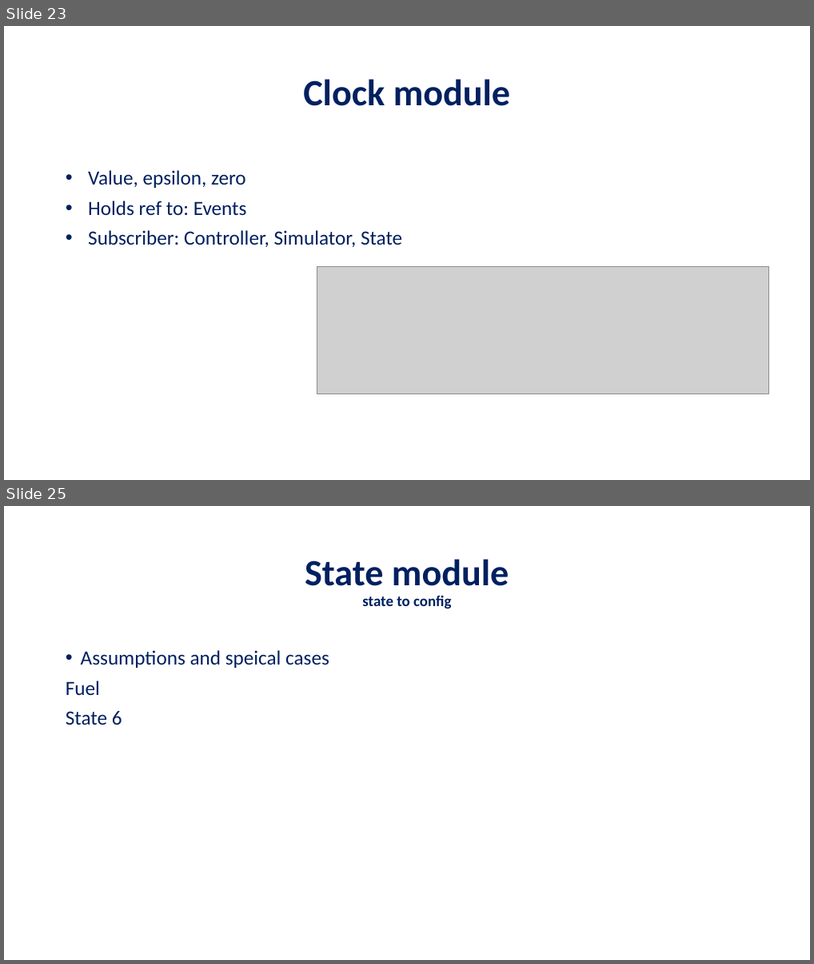
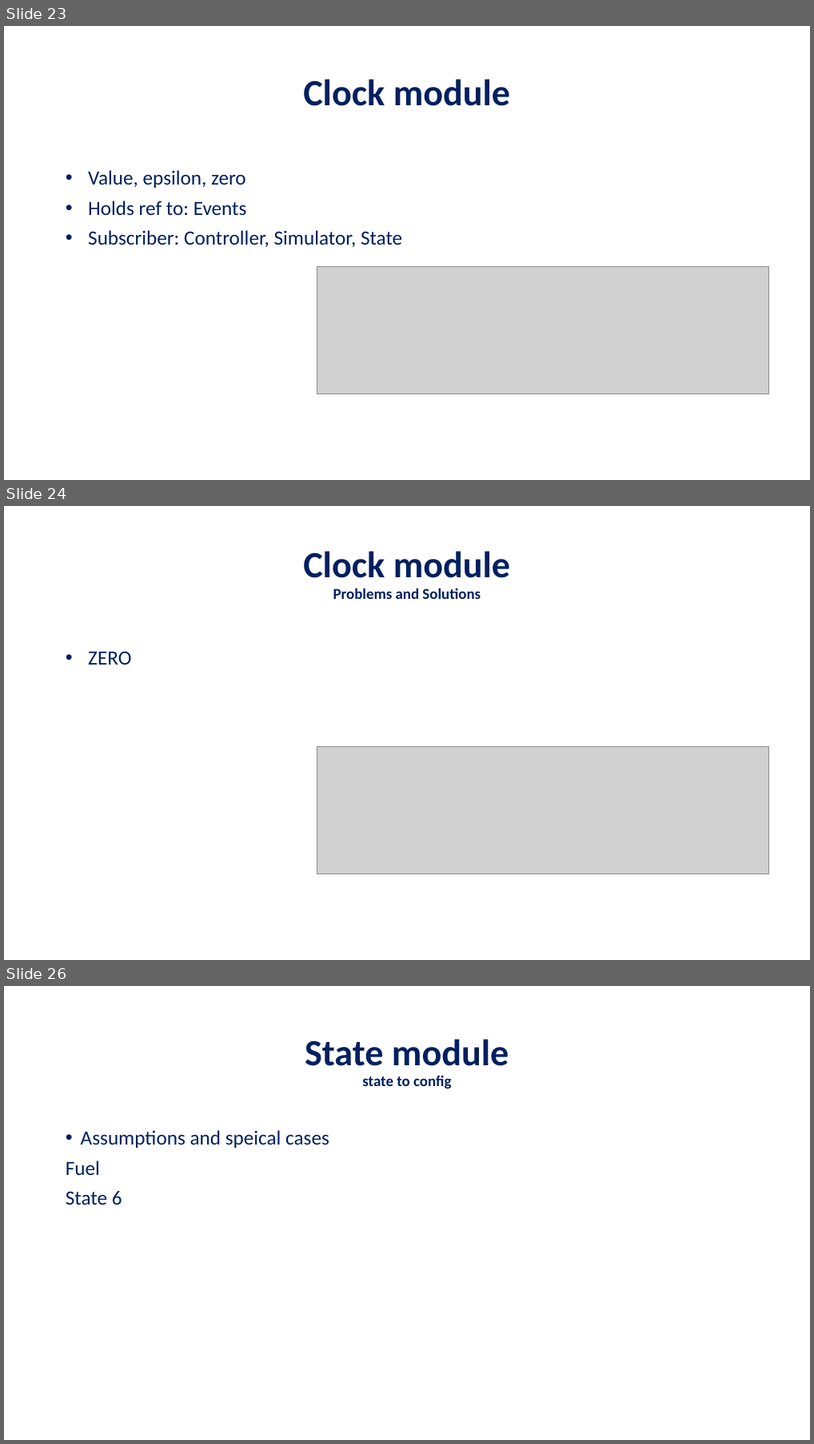
Before and after one commit to Cohen-Yoav/Project-A---Airport-Management, a slide deck: חומר עזר לפרויקט/project_A.pptx. Shown one above the other, each under a label of ours: slides 23 and 25 before the commit, slides 23, 24 and 26 after it; the slides between them are not shown. The pictures are 814x964 and 814x1444 pixels, drawn with LibreOffice and Linux fonts; fonts in the diff are those of the drawing; grey boxes stand for pictures; background and template pictures are left out. Boxes give left, top, right and bottom in pixels: in the first picture for what was removed or moved away, otherwise in the second. Text is boxed around its words. In the diff, an @@ line names an element or a change of style, - is before the commit and + after.

```diff
--- a/חומר עזר לפרויקט/project_A.pptx
+++ b/חומר עזר לפרויקט/project_A.pptx
@@ slide 24 added at bbox=[4, 506, 810, 960], background picture (left out) @@
@@ title added at bbox=[303, 551, 510, 599], 18 pt, text #002060, bold @@
+Clock module
+Problems and Solutions
@@ text added at bbox=[88, 651, 131, 664], 24 pt, text #002060 @@
+• ZERO
@@ picture added at bbox=[318, 746, 770, 873] @@
@@ what was slide 25 is now slide 26 @@
```
Also in this commit, not shown: 4 slides changed.
